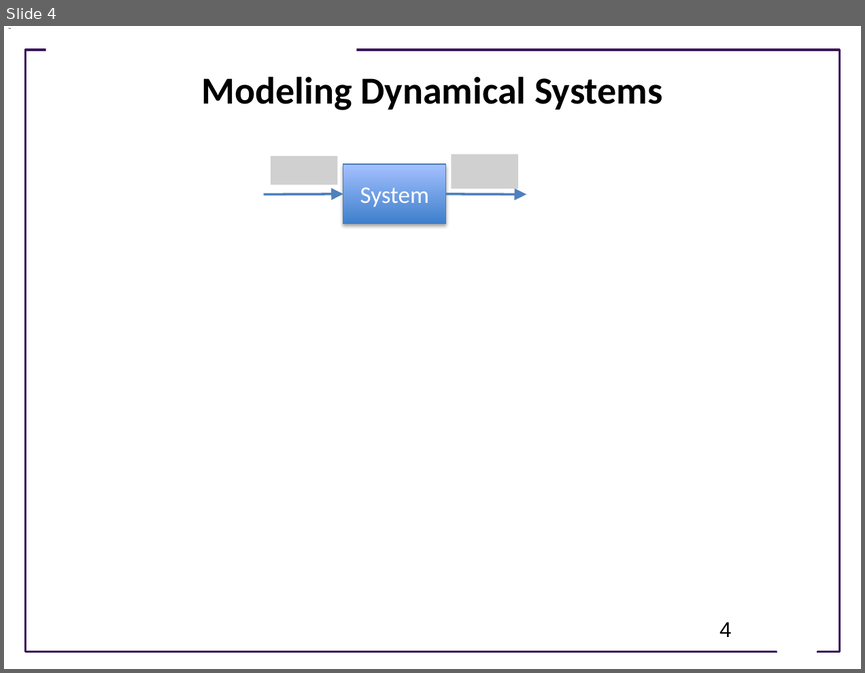
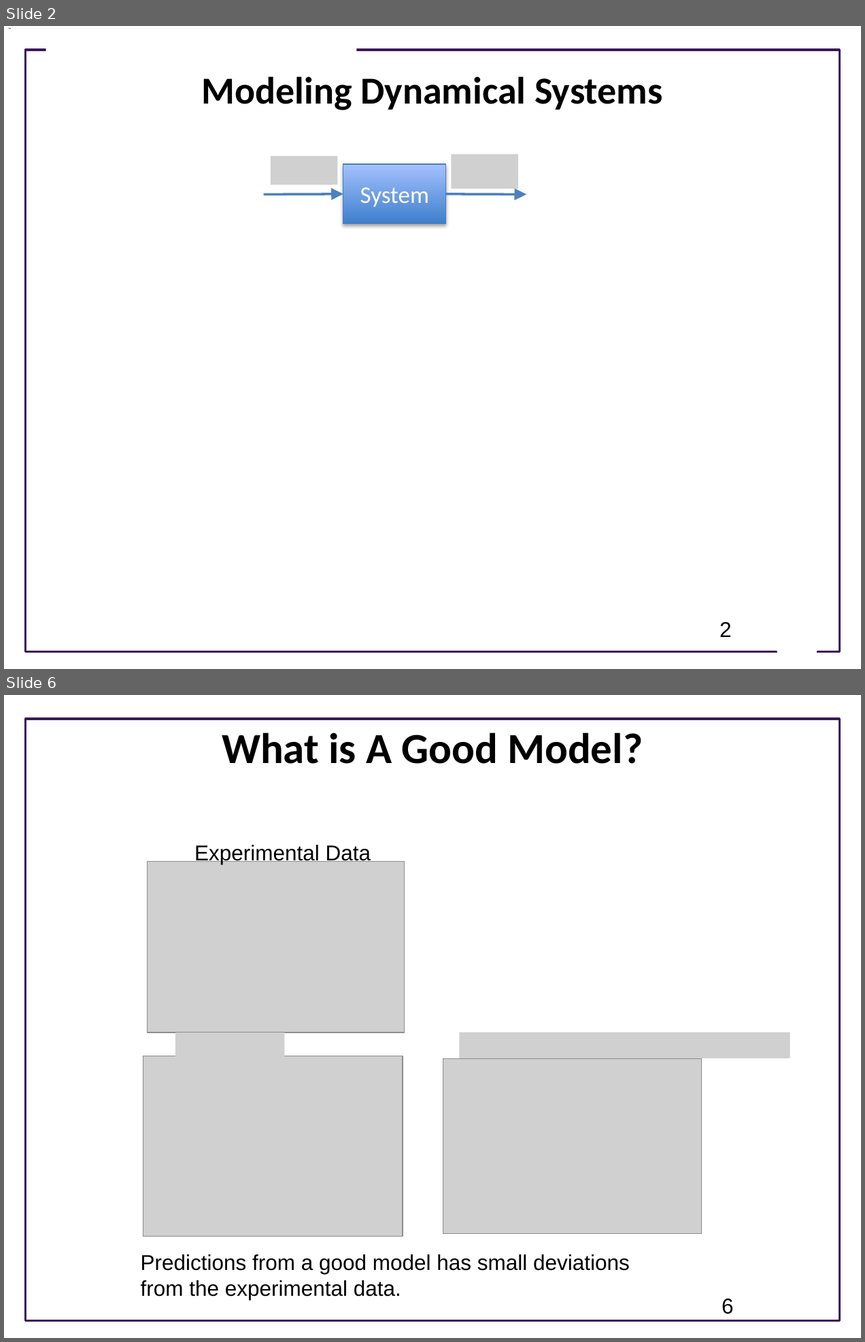
Before and after one commit to joseph-hellerstein/advanced-controls-lectures, a slide deck: classes/winter_2023/lectures/lecture_11-system-identification/system_identification.pptx. Shown one above the other, each under a label of ours: slide 4 before the commit, slides 2 and 6 after it; the slides between them are not shown. The pictures are 865x673 and 865x1342 pixels, drawn with LibreOffice and Linux fonts; fonts in the diff are those of the drawing; grey boxes stand for pictures; background and template pictures are left out. Boxes give left, top, right and bottom in pixels: in the first picture for what was removed or moved away, otherwise in the second. Text is boxed around its words. In the diff, an @@ line names an element or a change of style, - is before the commit and + after.

```diff
--- a/classes/winter_2023/lectures/lecture_11-system-identification/system_identification.pptx
+++ b/classes/winter_2023/lectures/lecture_11-system-identification/system_identification.pptx
@@ slide 6 added at box(4, 695, 861, 1338), background #FFFFFF; not listed: 1 template element that a slide beside it also shows @@
@@ title added at box(222, 732, 643, 764), 36 pt, text #000000, bold @@
+What is A Good Model?
@@ text added at box(194, 845, 371, 864), 18 pt, text #000000 @@
+Experimental Data
@@ picture added at box(147, 861, 404, 1032) @@
@@ picture added at box(175, 1032, 284, 1058) @@
@@ picture added at box(459, 1032, 789, 1057) @@
@@ picture added at box(143, 1055, 402, 1236) @@
@@ picture added at box(443, 1058, 702, 1233) @@
@@ text added at box(141, 1254, 630, 1300), 18 pt, text #000000 @@
+Predictions from a good model has small deviations from the experimental data.
@@ page number added at box(721, 1298, 734, 1314), 18 pt, text #000000 @@
+6
@@ what was slide 4 is now slide 2 @@
@@ page number at box(719, 622, 732, 637): text changed @@
-4
+2
```
Also in this commit, not shown: 2 slides changed, 12 other slides added, 2 slides removed, 2 other files.
